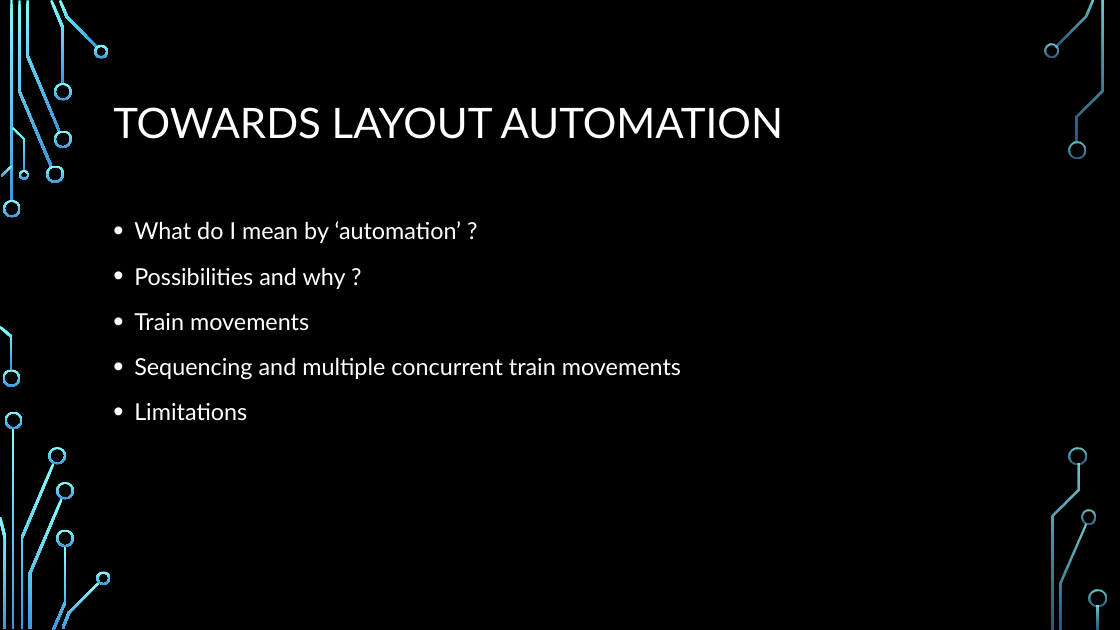
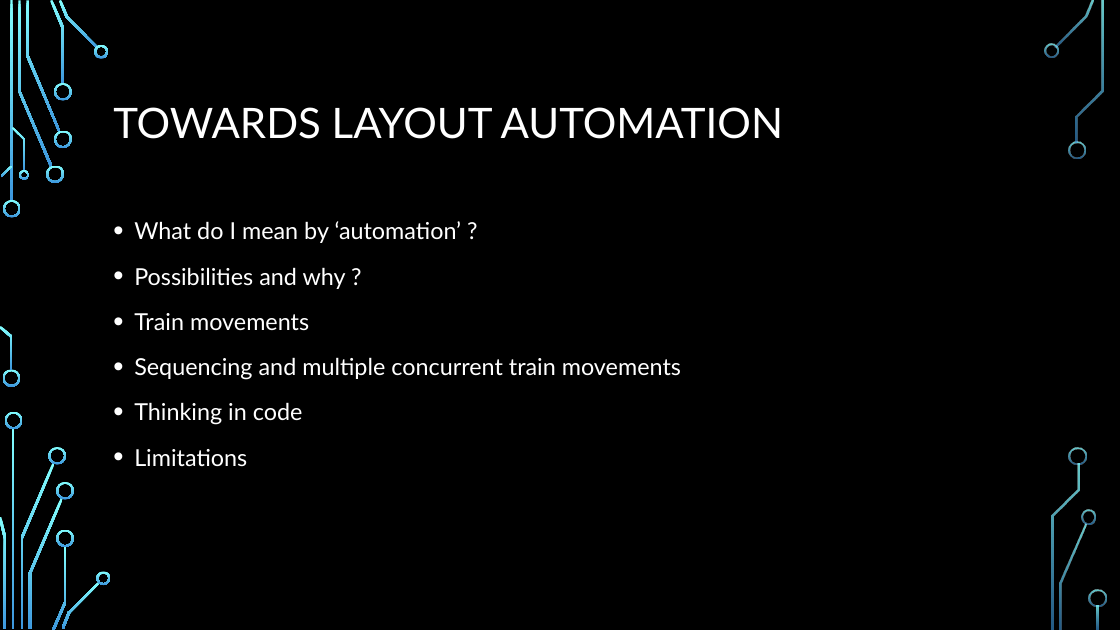
Before and after one commit to obdevel/CBUS-MicroPython-RP-Pico, a slide deck: slide 12 of Micropython Pico SIG presentation 0 1.pptx. Drawn at 1120x630 pixels with LibreOffice and Linux fonts; fonts in the diff are those of the drawing; background and template pictures are left out. Boxes give left, top, right and bottom in pixels: in the first picture for what was removed or moved away, otherwise in the second. Text is boxed around its words. In the diff, an @@ line names an element or a change of style, - is before the commit and + after.

```diff
--- a/Micropython Pico SIG presentation 0 1.pptx
+++ b/Micropython Pico SIG presentation 0 1.pptx
@@ text at [134, 402, 303, 425]: paragraph added @@
+• Thinking in code
```
Also in this commit, not shown: 2 other slides changed, 6 other files.
